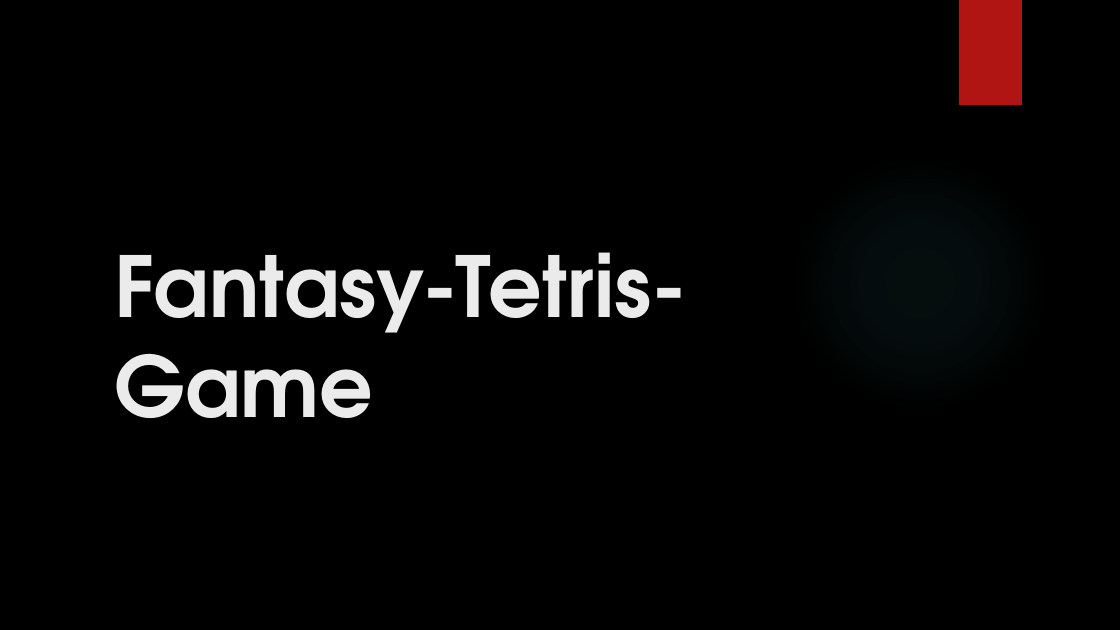
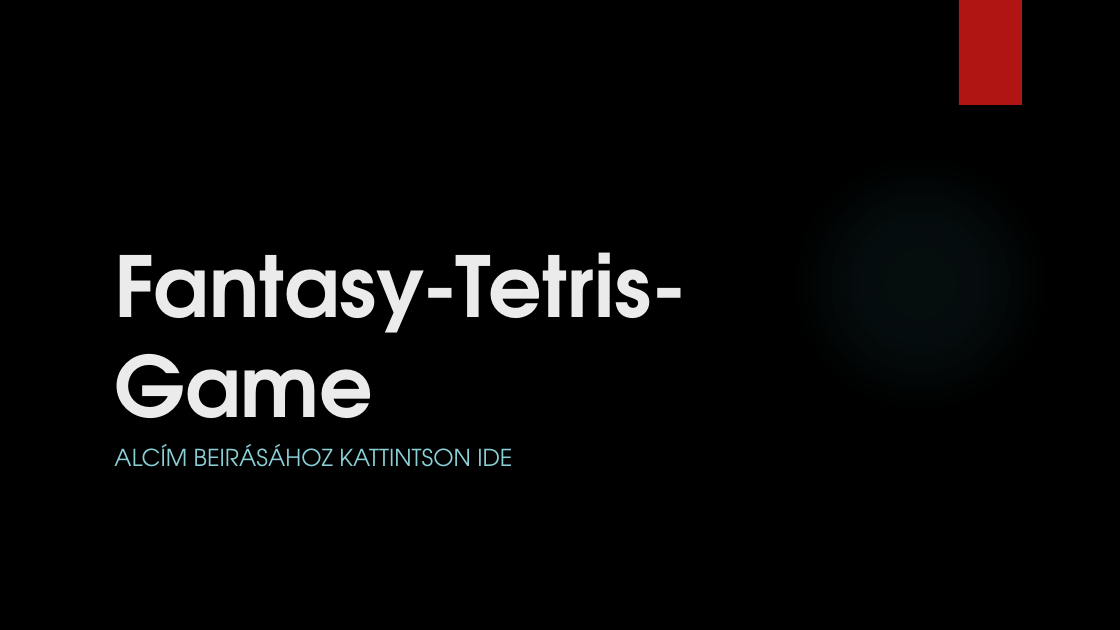
Before and after one commit to Balint837/Fantasy-Tetris-Game, a slide deck: slide 1 of FantasyTetrisGame.pptx. Drawn at 1120x630 pixels with LibreOffice and Linux fonts; fonts in the diff are those of the drawing; background and template pictures are left out. Boxes give left, top, right and bottom in pixels: in the first picture for what was removed or moved away, otherwise in the second. Text is boxed around its words. In the diff, an @@ line names an element or a change of style, - is before the commit and + after.

```diff
--- a/FantasyTetrisGame.pptx
+++ b/FantasyTetrisGame.pptx
@@ subtitle added at (x1=114, y1=444, x2=512, y2=467), 20 pt, text #8AD0D6 @@
+ALCÍM BEIRÁSÁHOZ KATTINTSON IDE
```
Also in this commit, not shown: 3 other slides changed, 4 other files.
